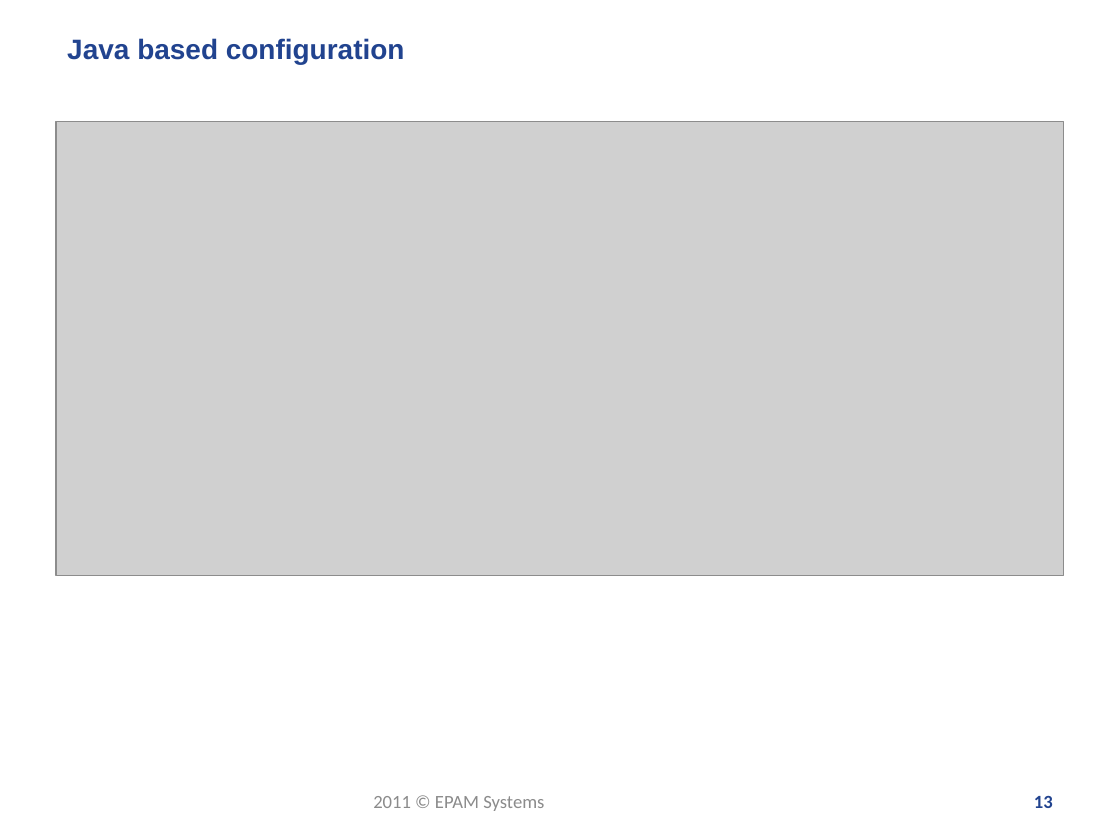
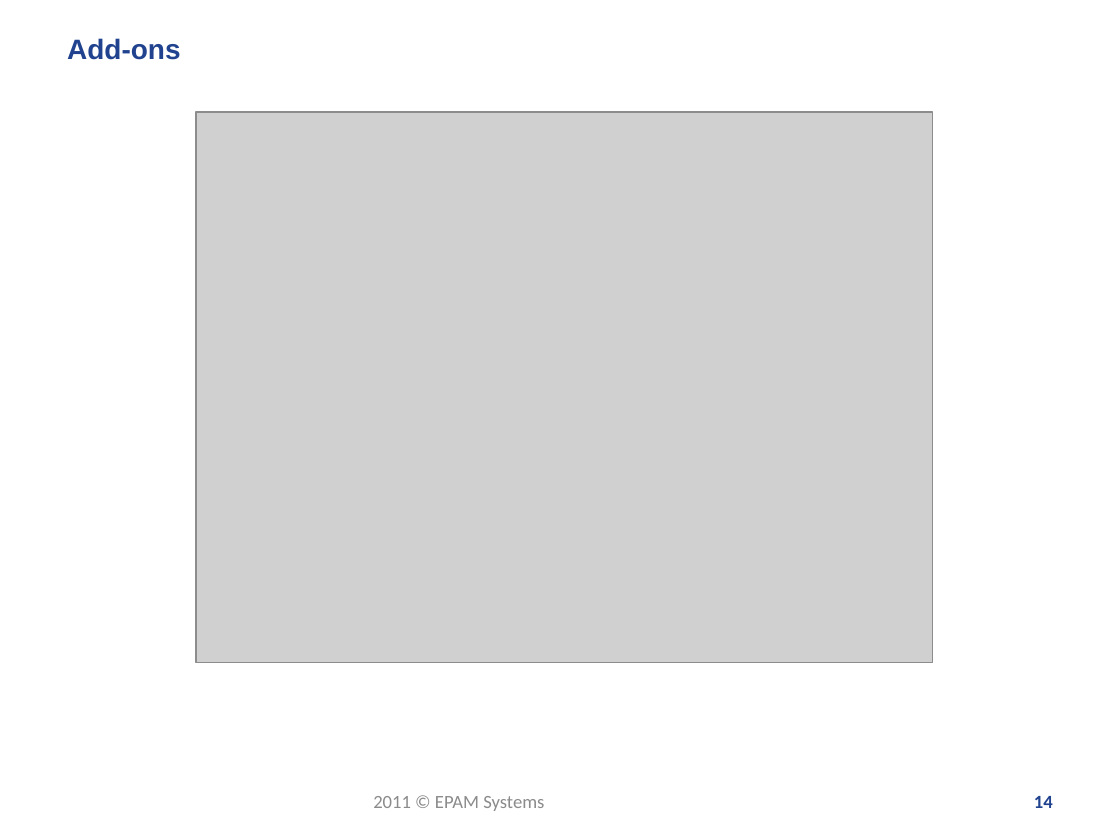
Before and after one commit to zgorbe/Heroku-HelloWorld, a slide deck: slide 14 of Heroku - meetup.pptx (slide 13 before the commit). Drawn at 1120x840 pixels with LibreOffice and Linux fonts; fonts in the diff are those of the drawing; grey boxes stand for pictures; background and template pictures are left out. Boxes give left, top, right and bottom in pixels: in the first picture for what was removed or moved away, otherwise in the second. Text is boxed around its words. In the diff, an @@ line names an element or a change of style, - is before the commit and + after.

```diff
--- a/Heroku - meetup.pptx
+++ b/Heroku - meetup.pptx
@@ title at bbox=[67, 38, 180, 60]: text changed @@
-Java based configuration
+Add-ons
@@ picture: place and size @@
-picture at bbox=[56, 121, 1064, 575]
+picture at bbox=[196, 112, 932, 663]
@@ page number at bbox=[1034, 796, 1053, 808]: text changed @@
-13
+14
```
Also in this commit, not shown: 7 other slides changed, 2 slides added, 4 slides removed, 1 other file.
